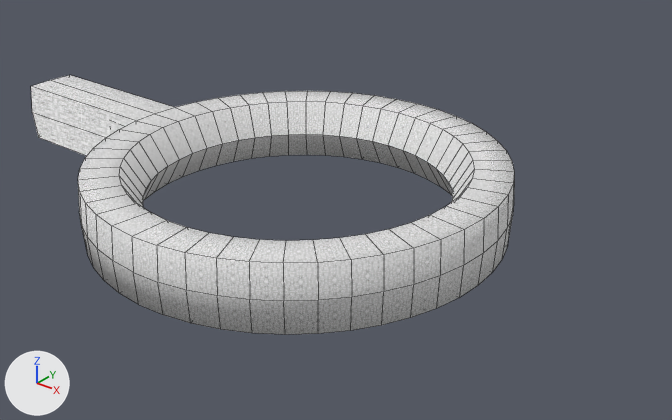
The FBX model Assets/Models/torus_space_station4.fbx, before and after one commit.
One viewpoint serves both versions: a 50 mm lens placed at (8.79, -9.88, 6.15), pointed at (0.42, 0.58, -0.34). Lighting does not change. The marker at lower left points along +X, +Y and +Z. Mesh edges are drawn as thin lines. Where no turn or scale is listed for an object, it has been applied to the vertices. Vertices at the same position are counted once.

In view in the first picture: 'BezierCircle'.
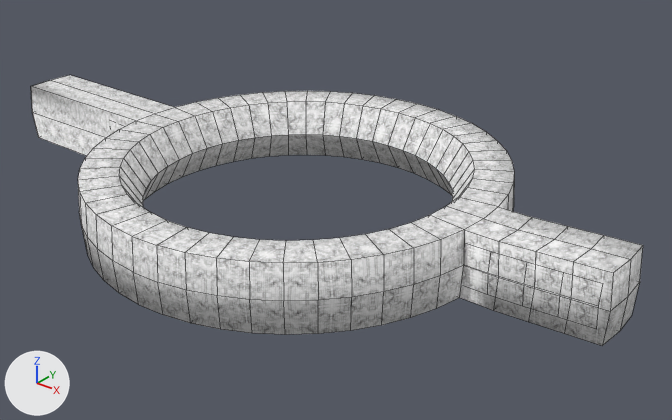
Commit message: More work on space station.

Diff of the bpy script that builds the scene:
```diff
--- a/Assets/Models/torus_space_station4.fbx.py
+++ b/Assets/Models/torus_space_station4.fbx.py
@@ mat_material @@
 n4 = _N.new('ShaderNodeMapping'); n4.name = 'Mapping'
 n4.vector_type = 'TEXTURE'
-n4.inputs[3].default_value = (0.5, 0.5, 0.1)  # 'Scale'
+n4.inputs[3].default_value = (-0.05, -0.05, -0.05)  # 'Scale'
 _L.new(n3.outputs[0], n4.inputs[0])  # 'UV' to 'Vector'
@@ me_cubeziercircle @@
 # used by ob_beziercircle; location = (0.01, 0.15, 0.05)
-me_cubeziercircle.from_pydata(...)  # 659 vertices, 655 faces; spans x -6.3..3.33, y -3.34..3.34, z -0.52..0.52
+me_cubeziercircle.from_pydata(...)  # 715 vertices, 696 faces; spans x -6.3..5.39, y -3.34..3.34, z -0.52..0.6
+# me_cubeziercircle part 1
+# 2 vertices are removed from x 3.17..3.33, y 0.0, z 0.0
+# 8 faces are deleted
+# 18 vertices are added at x 3.83..5.39, y -0.45..0.45, z -0.44..0.6
+# 14 new vertices lie (0.52, 0.0, 0.0) away from vertices in x 3.14..3.3, y -0.45..0.45, z -0.52..0.52
+# 6 new vertices lie (0.52, 0.0, 0.03) away from vertices in x 3.66..3.79, y -0.45..0.45, z -0.52..0.52
+# 6 new vertices lie (0.51, 0.0, 0.03) away from vertices in x 4.18..4.31, y -0.45..0.45, z -0.49..0.55
+# 6 new vertices lie (0.51, 0.0, 0.02) away from vertices in x 4.69..4.82, y -0.45..0.45, z -0.46..0.58
+# 5 new vertices lie (0.53, 0.0, 0.03) away from vertices in x 3.67..3.82, y -0.43..0.43, z -0.52..0.52
+# 5 new vertices lie (0.5, 0.0, 0.03) away from vertices in x 4.2..4.35, y -0.43..0.43, z -0.49..0.55
+# 6 new vertices lie (0.51, 0.0, 0.03) away from vertices in x 4.7..4.73, y -0.43..0.43, z -0.27..0.38
+# 72 new faces join them
+# me_cubeziercircle part 2: 612 kept faces spanning x -6.3..3.3, y -3.34..3.34, z -0.52..0.52 get new texture (UV) coordinates
 me_cubeziercircle.materials.append(mat_material)
```

Pixel boxes (x1, y1, x2, y2) of what changed, in the pictures (672 x 420 px):
'BezierCircle', reshaped (27% wider): before (31, 75, 514, 335); after (31, 75, 643, 346)
part 1 of me_cubeziercircle, built on: before (460, 207, 498, 297); after (460, 207, 643, 346)
part 2 of me_cubeziercircle, surface changed: (31, 75, 514, 334) in both
